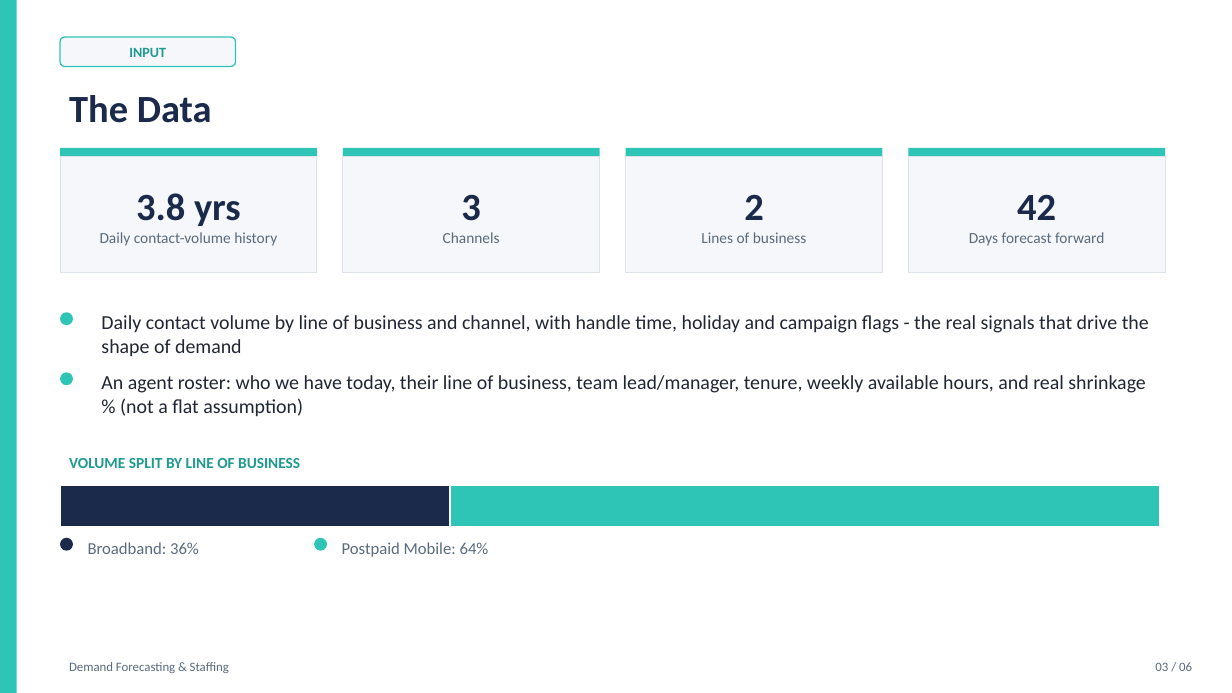
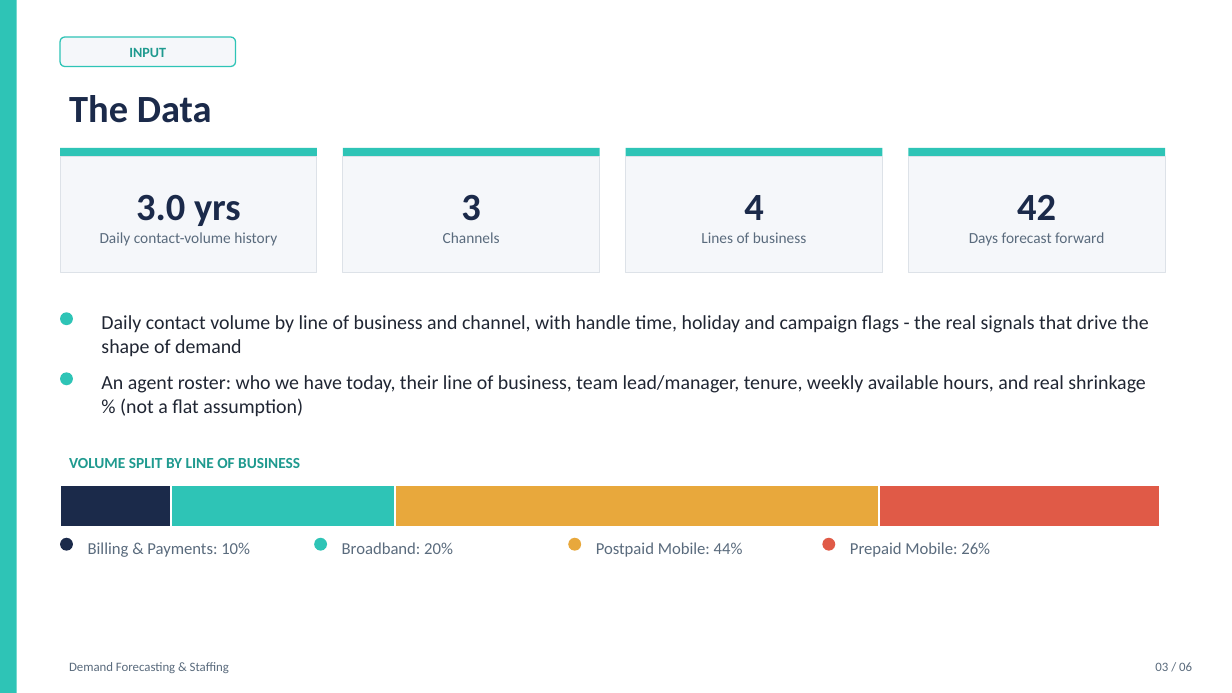
Before and after one commit to rameshpennam/ds-use-cases, a slide deck: slide 3 of usecase2_demand_forecasting/final_output/usecase2_forecast_summary.pptx. Drawn at 1232x693 pixels with LibreOffice and Linux fonts; fonts in the diff are those of the drawing. Boxes give left, top, right and bottom in pixels: in the first picture for what was removed or moved away, otherwise in the second. Text is boxed around its words. In the diff, an @@ line names an element or a change of style, - is before the commit and + after.

```diff
--- a/usecase2_demand_forecasting/final_output/usecase2_forecast_summary.pptx
+++ b/usecase2_demand_forecasting/final_output/usecase2_forecast_summary.pptx
@@ text in rectangle at (x1=136, y1=194, x2=241, y2=226): text changed @@
-3.8 yrs
+3.0 yrs
@@ text in rectangle at (x1=744, y1=195, x2=763, y2=220): text changed @@
-2
+4
@@ rectangle resized from (x1=60, y1=485, x2=450, y2=527) to (x1=60, y1=485, x2=171, y2=527) @@
@@ rectangle resized from (x1=450, y1=485, x2=1160, y2=527) to (x1=171, y1=485, x2=396, y2=527) @@
@@ rectangle added at (x1=396, y1=485, x2=880, y2=527), fill #E8A83C, outline #FFFFFF 1.5 pt @@
@@ rectangle added at (x1=880, y1=485, x2=1160, y2=527), fill #E05A47, outline #FFFFFF 1.5 pt @@
@@ ellipse added at (x1=568, y1=538, x2=581, y2=551), fill #E8A83C @@
@@ ellipse added at (x1=823, y1=538, x2=836, y2=551), fill #E05A47 @@
@@ text at (x1=88, y1=542, x2=250, y2=557): text changed @@
-Broadband: 36%
+Billing & Payments: 10%
@@ text added at (x1=342, y1=542, x2=453, y2=554), 13 pt, text #5A6B7D @@
+Broadband: 20%
@@ text at (x1=596, y1=542, x2=743, y2=557): text changed @@
-Postpaid Mobile: 64%
+Postpaid Mobile: 44%
@@ text added at (x1=850, y1=542, x2=990, y2=557), 13 pt, text #5A6B7D @@
+Prepaid Mobile: 26%
```
Also in this commit, not shown: 3 other slides changed, 8 other files.
